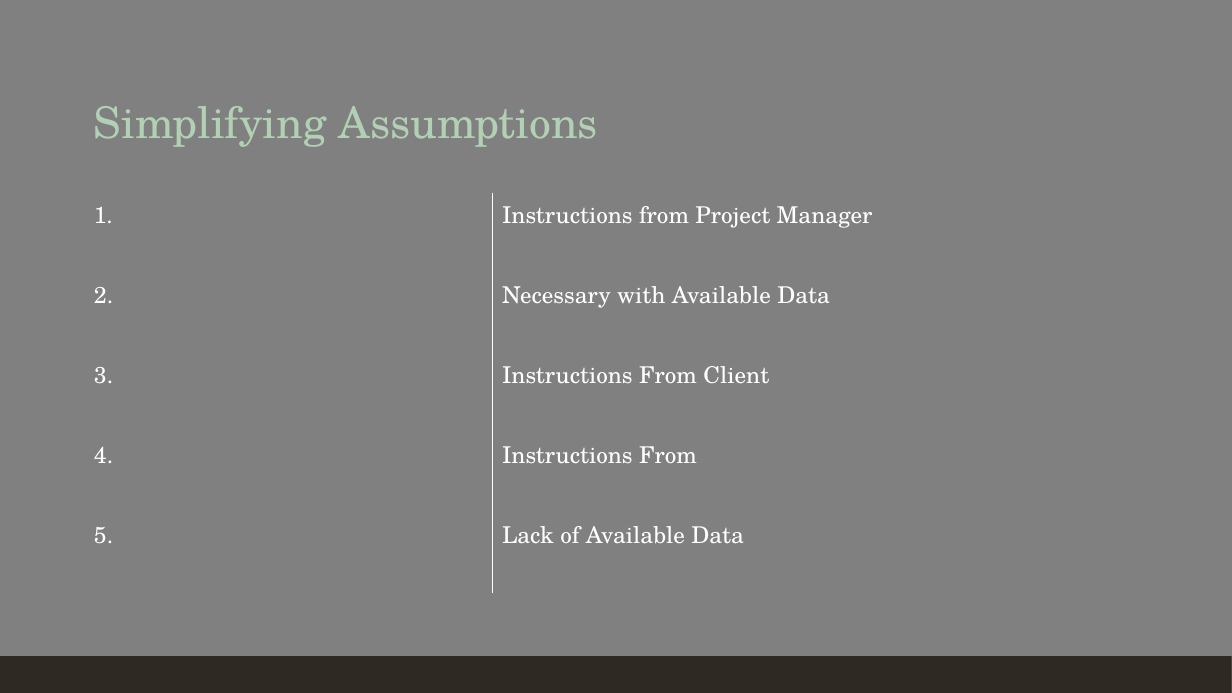
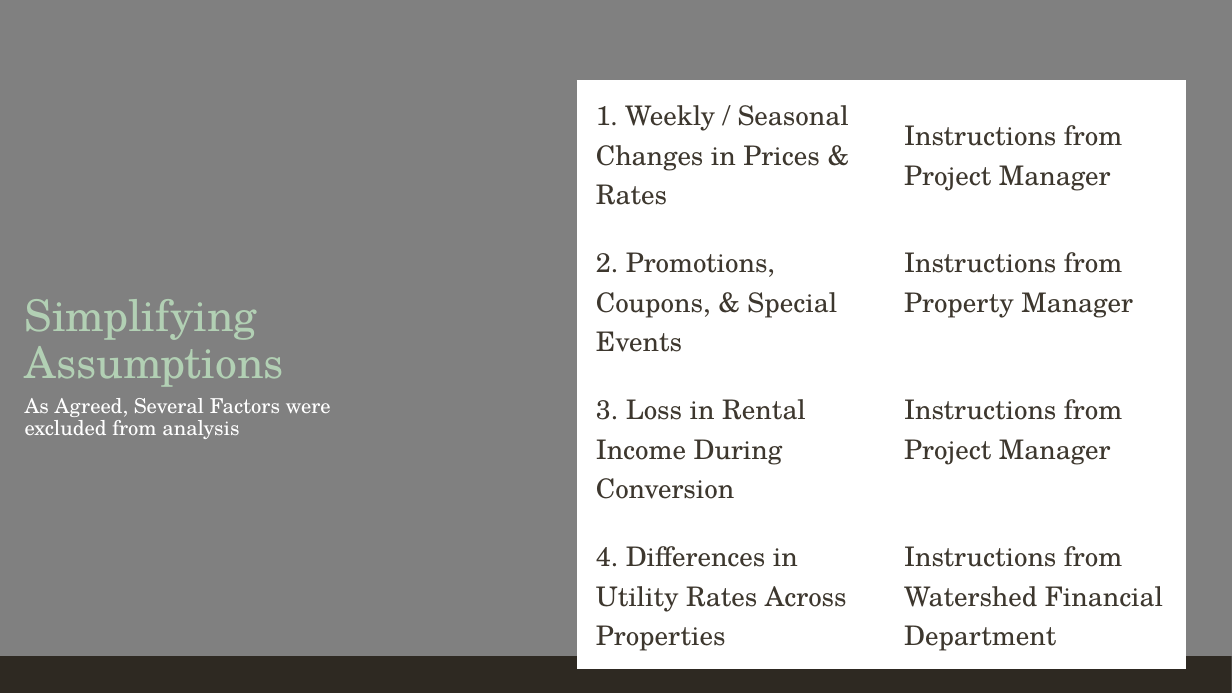
Before and after one commit to ShivaPrab/Capstone, a slide deck: slide 8 of Analysis and Reccomendation Presentation.pptx. Drawn at 1232x693 pixels with LibreOffice and Linux fonts; fonts in the diff are those of the drawing. Boxes give left, top, right and bottom in pixels: in the first picture for what was removed or moved away, otherwise in the second. Text is boxed around its words. In the diff, an @@ line names an element or a change of style, - is before the commit and + after.

```diff
--- a/Analysis and Reccomendation Presentation.pptx
+++ b/Analysis and Reccomendation Presentation.pptx
@@ table at (578, 81, 1187, 655) @@
-row 1: 1. | Instructions from Project Manager
-row 2: 2. | Necessary with Available Data
-row 3: 3. | Instructions From Client
-row 4: 4. | Instructions From
-row 5: 5. | Lack of Available Data
+row 1: 1. Weekly / Seasonal Changes in Prices & Rates | Instructions from Project Manager
+row 2: 2. Promotions, Coupons, & Special Events | Instructions from Property Manager
+row 3: 3. Loss in Rental Income During Conversion | Instructions from Project Manager
+row 4: 4. Differences in Utility Rates Across Properties | Instructions from Watershed Financial Department
@@ table: place and size @@
-table at (85, 192, 907, 592)
+table at (578, 81, 1187, 655)
@@ title "Simplifying Assumptions" rewrapped from (94, 106, 598, 147) to (25, 299, 284, 387) @@
@@ text added at (25, 398, 331, 439), 16 pt, text #FFFFFF @@
+As Agreed, Several Factors were excluded from analysis
```
Also in this commit, not shown: 1 other slide changed, 1 other file.
